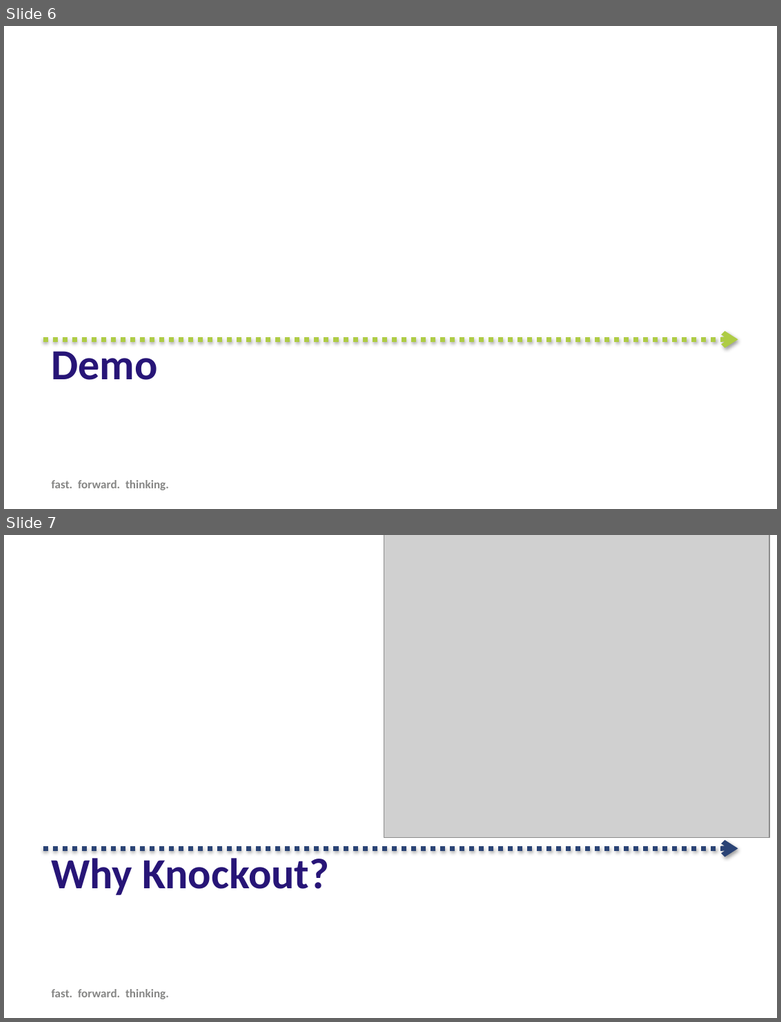
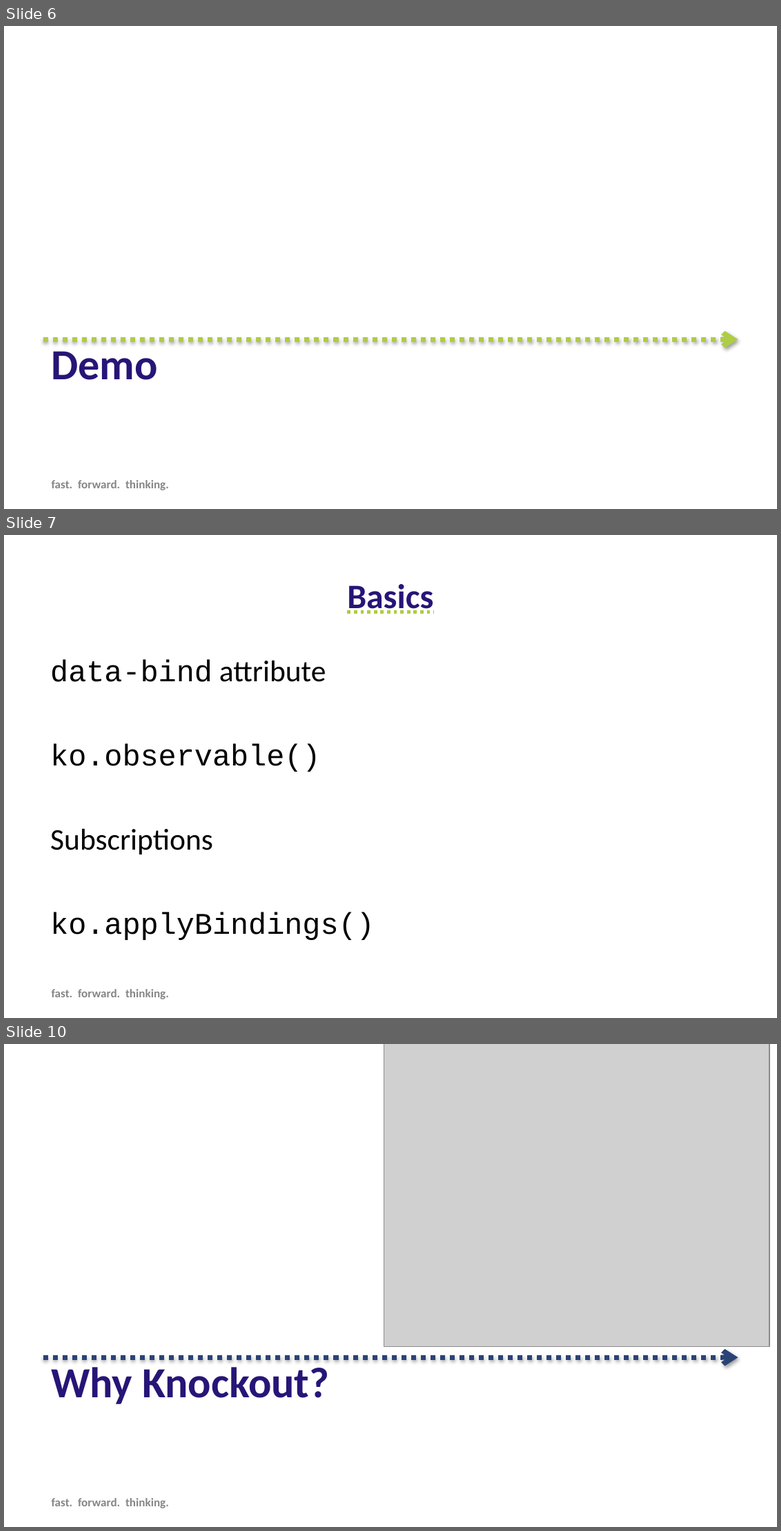
Before and after one commit to SteveDuitsman/MVVM_Examples, a slide deck: Forward Thinking KnockoutJS.pptx. Shown one above the other, each under a label of ours: slides 6 and 7 before the commit, slides 6, 7 and 10 after it; the slides between them are not shown. The pictures are 781x1022 and 781x1531 pixels, drawn with LibreOffice and Linux fonts; fonts in the diff are those of the drawing; grey boxes stand for pictures; background and template pictures are left out. Boxes give left, top, right and bottom in pixels: in the first picture for what was removed or moved away, otherwise in the second. Text is boxed around its words. In the diff, an @@ line names an element or a change of style, - is before the commit and + after.

Commit message:
Use new debug text output, updated ppt

```diff
--- a/Forward Thinking KnockoutJS.pptx
+++ b/Forward Thinking KnockoutJS.pptx
@@ slide 7 added at (4,535,777,1018), background #FFFFFF @@
@@ title added at (347,584,433,614), 32 pt, text #271577, bold, underline @@
+Basics
@@ text added at (50,659,375,940), 28 pt, text #000000 @@
+data-bind attribute
+ko.observable()
+Subscriptions
+ko.applyBindings()
@@ text added at (52,989,169,999), 11 pt, text #868685, bold @@
+fast. forward. thinking.
@@ what was slide 7 is now slide 10 @@
```
Also in this commit, not shown: 2 other slides added.
